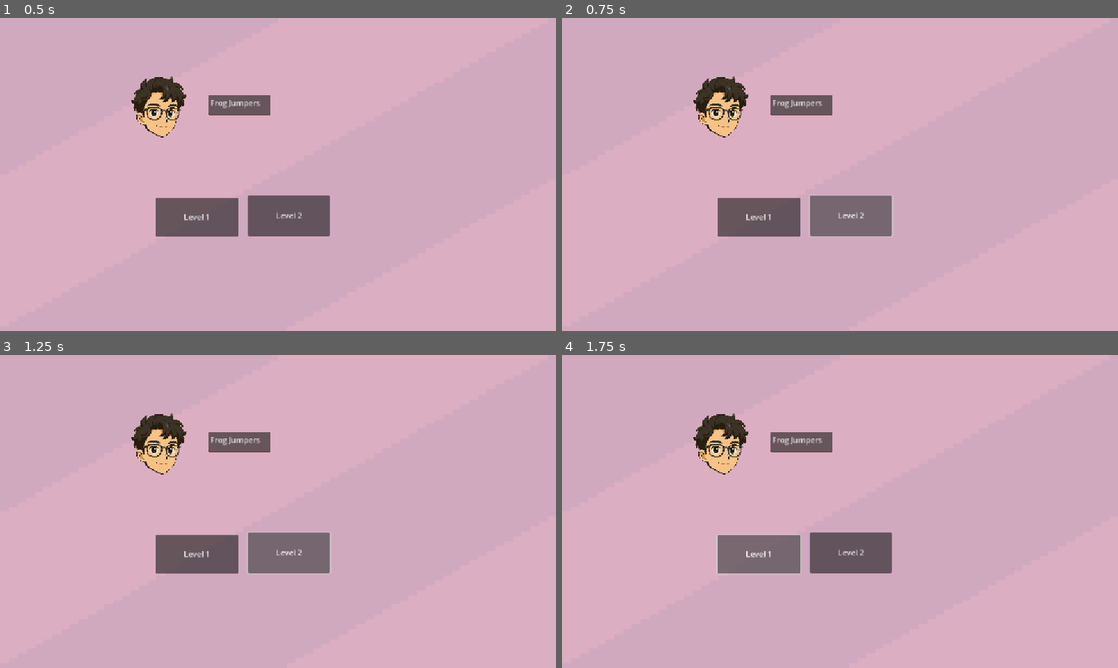
Above: before the commit, frames 1-4 (two rows, left to right).
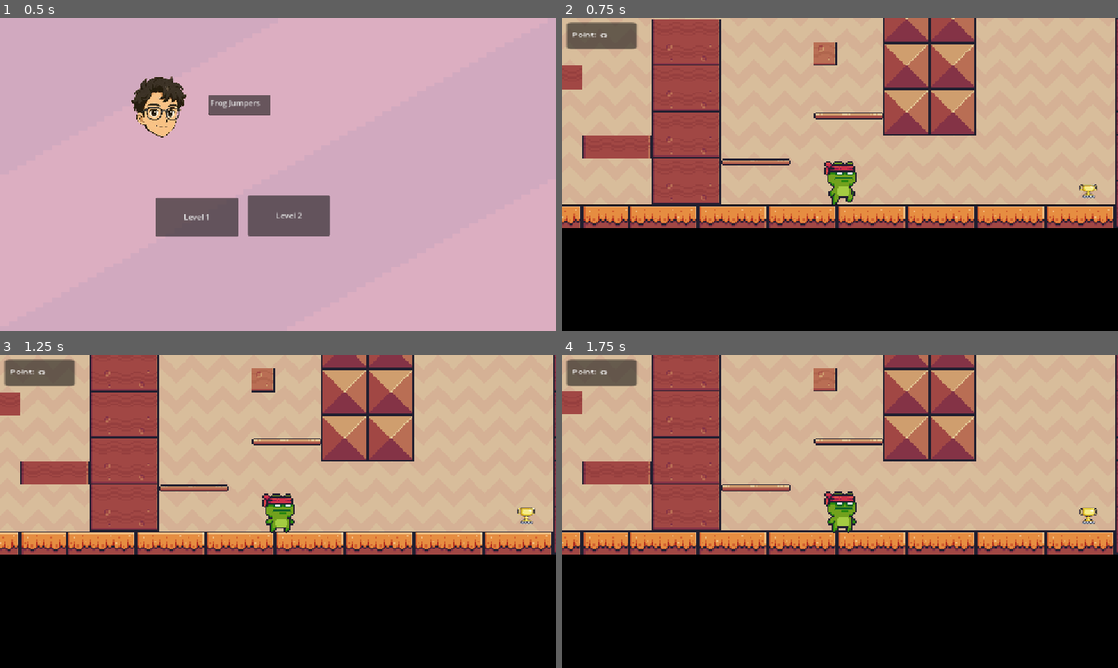
Above: after the commit, the same moments.

Repository: yeasin2002/frog-jumper
Game: Godot game, scene res://scense/main_menu.tscn
Same seed, same stepped clock (60 frames per second), same inputs: the game is played once before the commit and once after it.
Inputs (mouse positions are in pixels of both pictures, inside the frame that each line leads up to):
- Up to frame 1 (0.5 s): no input
- Up to frame 2 (0.75 s): click "Level 2" at 0.5 s
- Up to frame 3 (1.25 s): no input
- Up to frame 4 (1.75 s): click (756, 555) at 1.25 s, where only the run before the commit has a clickable "Level 1"

Frame 1 is identical in both runs. In frame 2, 100% of the frame differs, in the area x 0-100%, y 0-100%; in frame 3, 100%; in frame 4, 100%.

Commit message:
fix: level import and scenes change warning

Diff:
--- a/scense/finish.gd
+++ b/scense/finish.gd
@@ -1,6 +1,10 @@
 extends Area2D
-@export var targetLevel  = PackedScene
+@export var targetLevel: PackedScene
 
 func _on_body_entered(body: Node2D) -> void:
-	if(body.name == "CharacterBody2D"):
-		get_tree().change_scene_to_packed(targetLevel)
+	if body.name == "CharacterBody2D":
+		# Use call_deferred to change scene after physics processing is complete
+		call_deferred("_change_scene")
+
+func _change_scene() -> void:
+	get_tree().change_scene_to_packed(targetLevel)
--- a/scense/levels/level-1.tscn
+++ b/scense/levels/level-1.tscn
@@ -8,6 +8,8 @@
 [ext_resource type="PackedScene" uid="uid://bd22dumo2xsxn" path="res://scense/componenets/finish.tscn" id="5_ot4ep"]
 [ext_resource type="PackedScene" uid="uid://bith2c1wm5t2l" path="res://scense/levels/level-2.tscn" id="6_80hq0"]
 [ext_resource type="PackedScene" uid="uid://v2sgwb5rgu48" path="res://scense/componenets/collectable_cherries.tscn" id="6_r8x4a"]
+[ext_resource type="Texture2D" uid="uid://cs1aact8rqdab" path="res://assets/coin.png" id="9_wc6n0"]
+[ext_resource type="Texture2D" uid="uid://ckp4qc2hrbvht" path="res://assets/heart.png" id="10_hixpp"]
 
 [sub_resource type="TileSetAtlasSource" id="TileSetAtlasSource_tda05"]
 texture = ExtResource("3_4l73a")
@@ -466,19 +468,6 @@
 scale = Vector2(3.63423, 1.35667)
 pivot_offset = Vector2(-3.02677, -16.9533)
 
-[node name="pointName" type="Label" parent="UI/Panel"]
-layout_mode = 1
-anchors_preset = 4
-anchor_top = 0.5
-anchor_bottom = 0.5
-offset_left = 2.75898
-offset_top = -8.24083
-offset_right = 47.759
-offset_bottom = 14.7592
-grow_vertical = 2
-scale = Vector2(0.308064, 0.548844)
-text = "Point:"
-
 [node name="showPoint" type="Label" parent="UI/Panel"]
 unique_name_in_owner = true
 layout_mode = 1
@@ -492,3 +481,27 @@
 scale = Vector2(0.454116, 0.55774)
 text = "0"
 metadata/_edit_use_anchors_ = true
+
+[node name="TextureRect" type="TextureRect" parent="UI/Panel"]
+layout_mode = 0
+offset_left = 5.23544
+offset_top = 12.4962
+offset_right = 10.2354
+offset_bottom = 24.4962
+texture = ExtResource("9_wc6n0")
+expand_mode = 1
+
+[node name="hearts" type="Panel" parent="UI"]
+offset_left = 172.0
+offset_top = 10.0
+offset_right = 372.0
+offset_bottom = 61.0
+
+[node name="TextureRect" type="TextureRect" parent="UI/hearts"]
+layout_mode = 0
+offset_left = 10.0
+offset_top = 13.0
+offset_right = 43.0
+offset_bottom = 38.0
+texture = ExtResource("10_hixpp")
+expand_mode = 1
--- a/scripts/main_menu.gd
+++ b/scripts/main_menu.gd
@@ -2,10 +2,10 @@
 
 
 func _on_lvl_1_pressed() -> void:
-	get_tree().change_scene_to_file("res://scense/level-1.tscn")
+	get_tree().change_scene_to_file("res://scense/levels/level-1.tscn")
 
 
 
 
 func _on_lvl_2_pressed() -> void:
-	get_tree().change_scene_to_file("res://scense/level-2.tscn")
+	get_tree().change_scene_to_file("res://scense/levels/level-2.tscn")
Not shown: 1 places in scense/levels/level-1.tscn that only renumber resources
